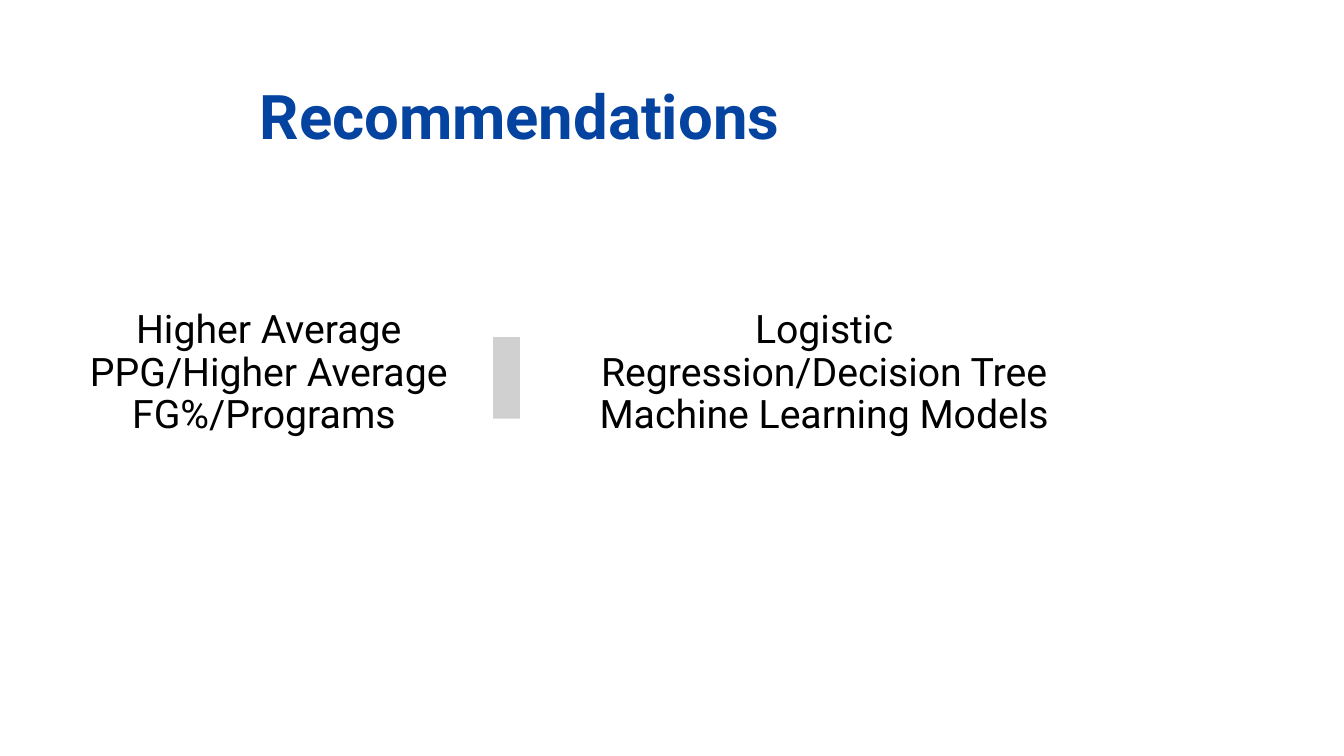
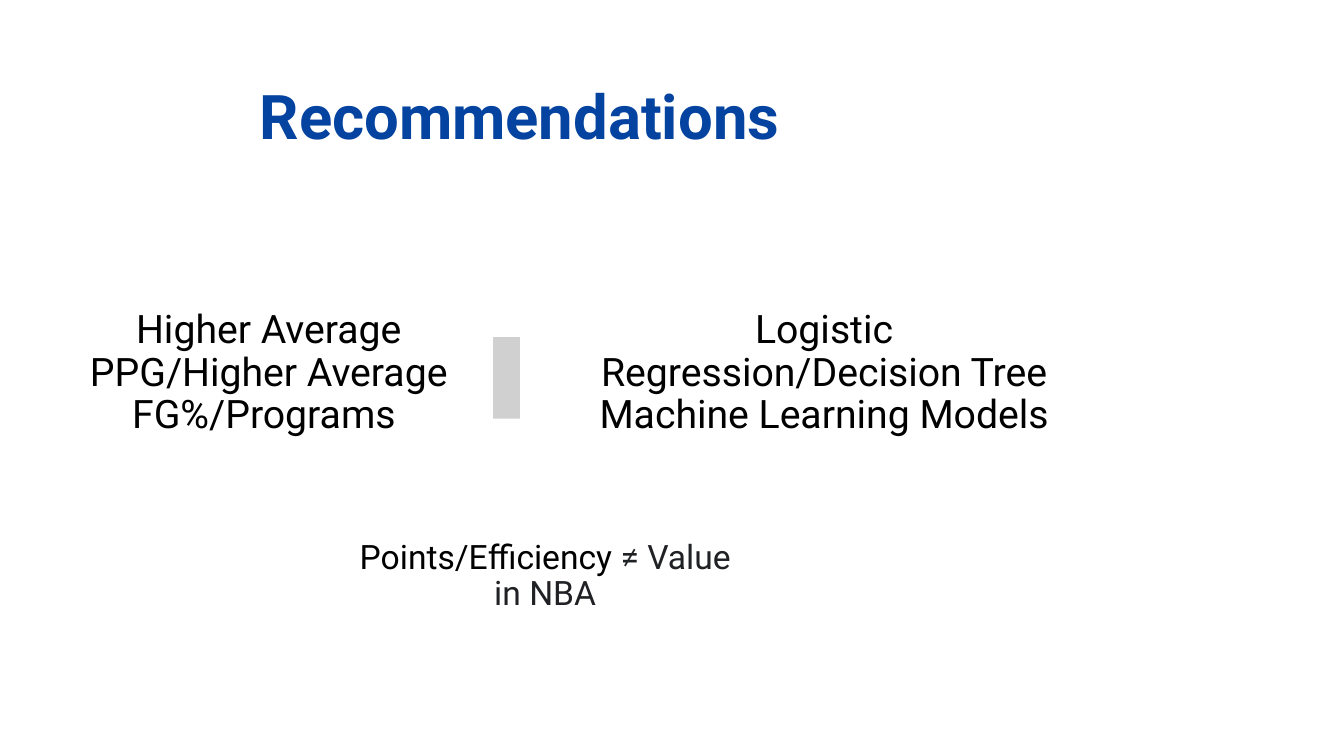
Before and after one commit to vcuaud/DataScienceProject, a slide deck: slide 12 of NBA Data Science Project.pptx. Drawn at 1344x756 pixels with LibreOffice and Linux fonts; fonts in the diff are those of the drawing; grey boxes stand for pictures; background and template pictures are left out. Boxes give left, top, right and bottom in pixels: in the first picture for what was removed or moved away, otherwise in the second. Text is boxed around its words. In the diff, an @@ line names an element or a change of style, - is before the commit and + after.

```diff
--- a/NBA Data Science Project.pptx
+++ b/NBA Data Science Project.pptx
@@ text added at [360, 543, 730, 605], 24 pt, text #000000 @@
+  Points/Efficiency ≠ Value in NBA
```
Also in this commit, not shown: 1 other slide changed.
